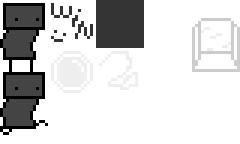
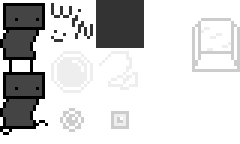
The second 240 x 144 image is a revision of the first. Changes to its layers:
painted on "Background" over [60, 108, 129, 132]
